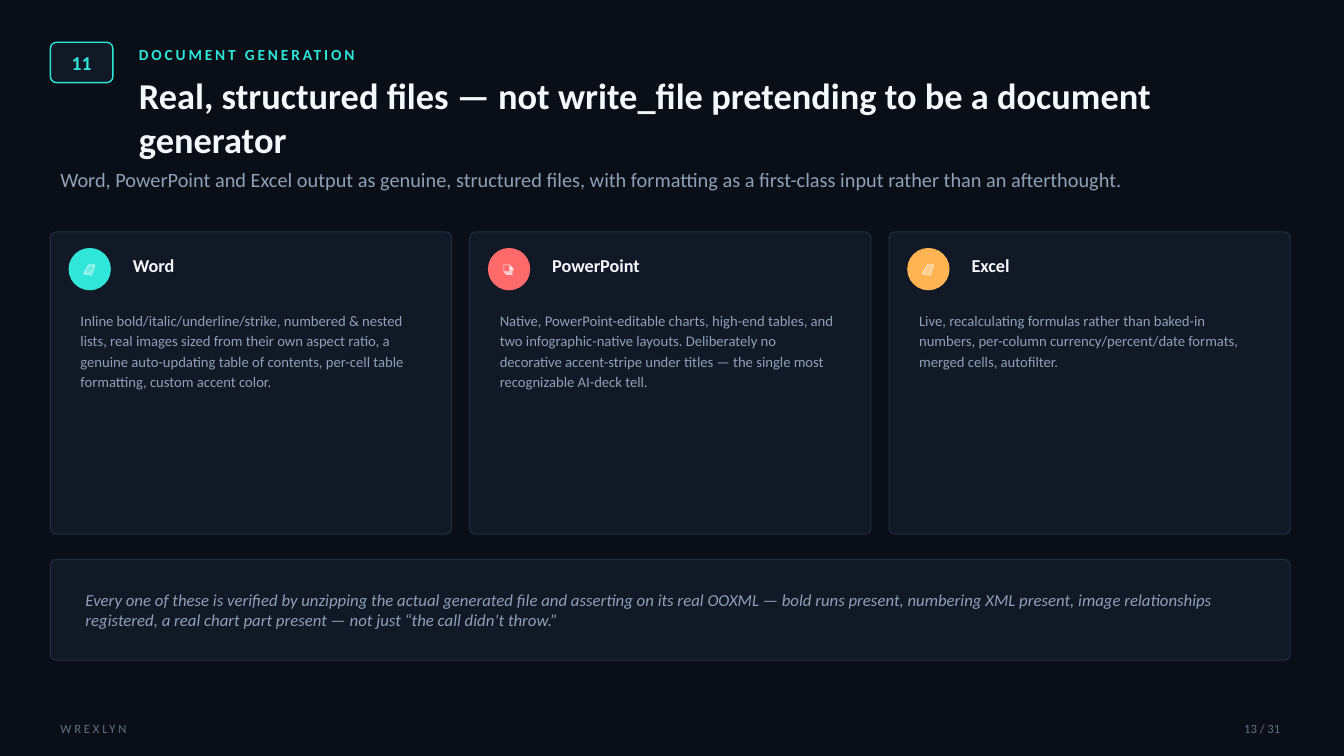
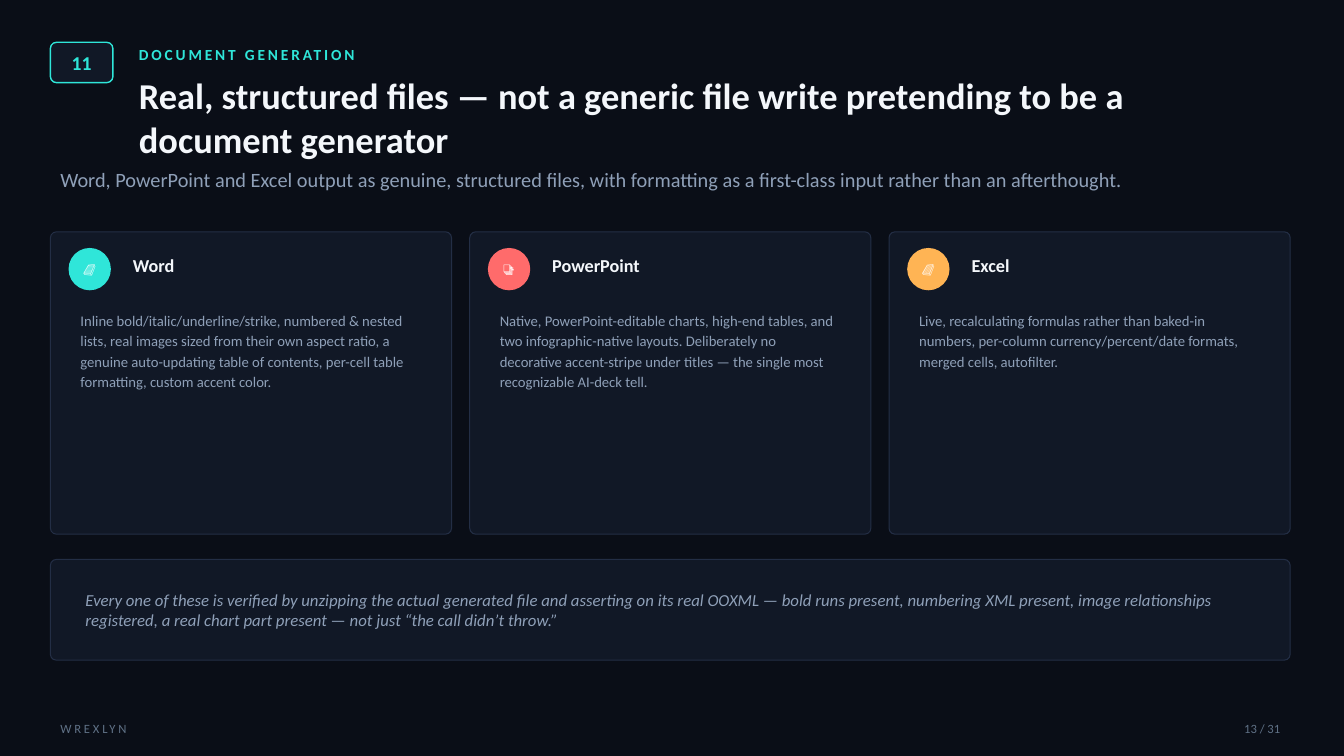
Before and after one commit to nishantsprabhakar/wrexlynwebsite, a slide deck: slide 13 of assets/Wrexlyn-Pitch-Deck.pptx. Drawn at 1344x756 pixels with LibreOffice and Linux fonts; fonts in the diff are those of the drawing. Boxes give left, top, right and bottom in pixels: in the first picture for what was removed or moved away, otherwise in the second. Text is boxed around its words. In the diff, an @@ line names an element or a change of style, - is before the commit and + after.

```diff
--- a/assets/Wrexlyn-Pitch-Deck.pptx
+++ b/assets/Wrexlyn-Pitch-Deck.pptx
@@ text at box(139, 83, 1124, 159): text changed @@
-Real, structured files — not write_file pretending to be a document generator
+Real, structured files — not a generic file write pretending to be a document generator
```
Also in this commit, not shown: 1 other slide changed, 5 other files.
